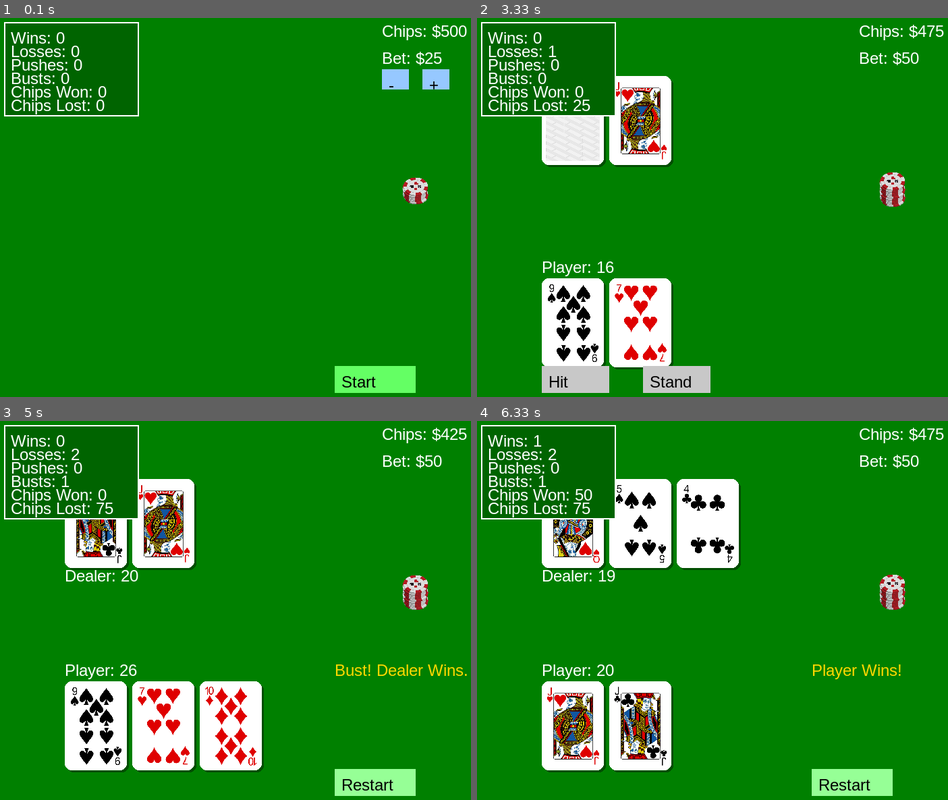
Above: before the commit, frames 1-4 (two rows, left to right).
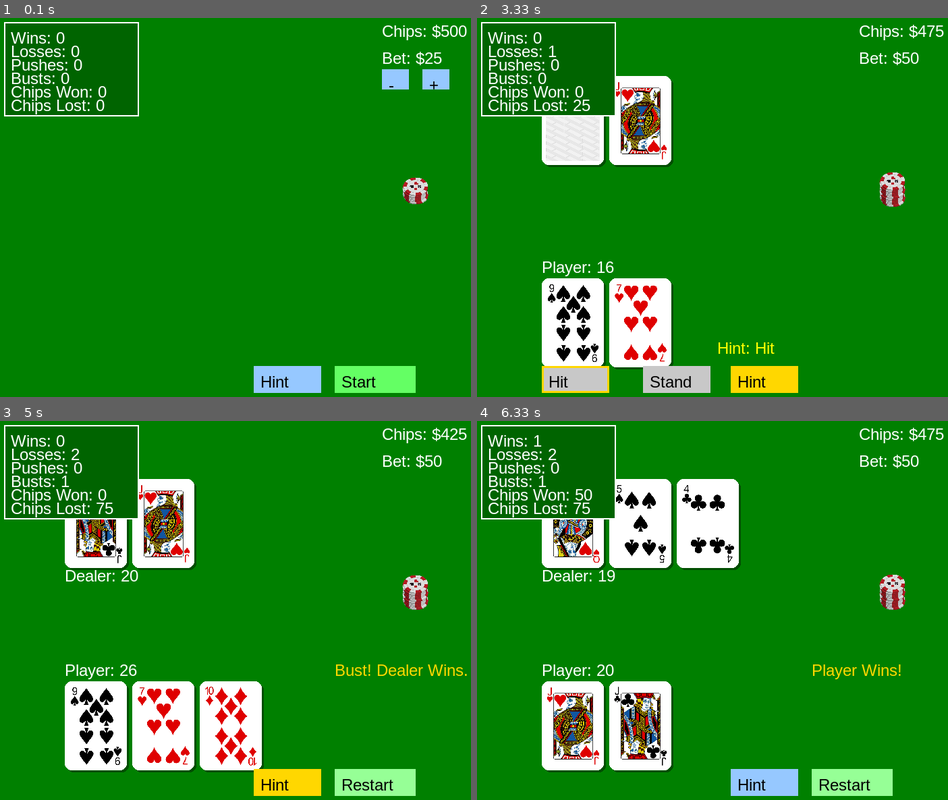
Above: after the commit, the same moments.

Repository: NathanGr33n/blackjack_pygame
Game: pygame game, started from main.py
Two runs of this game, one before a commit and one after it. Both use one fixed random seed, a clock stepped at 60 frames per second and the inputs below.
Inputs (mouse positions are in pixels of both pictures, inside the frame that each line leads up to):
- Up to frame 1 (0.1 s): no input
- Up to frame 2 (3.33 s): click "Start" at 0.38 s; click (764, 378) at 0.72 s, where only the run after the commit has a clickable "Hint"; click "Stand" at 1.05 s; click "Restart" at 1.38 s; click "+" at 1.72 s; click "Restart" at 3.05 s
- Up to frame 3 (5 s): tap E at 3.33 s; click "Hit" at 4.72 s
- Up to frame 4 (6.33 s): click "Restart" at 5.05 s; click "Restart" at 5.38 s; click "Stand" at 5.72 s; click (764, 781) at 6.05 s, where only the run after the commit has a clickable "Hint"

The runs differ from the first frame. In frame 1, 1.0% of the frame differs, in the area x 53-69%, y 91-99%; in frame 2, 1.4%, in the area x 13-69%, y 85-99%; in frame 3, 1.0%; in frame 4, 1.0%.

Commit message:
Add strategy hint system

Diff:
--- /dev/null
+++ b/basic_strategy.py
@@ -0,0 +1,60 @@
+"""Provide simplified blackjack strategy recommendations."""
+
+from __future__ import annotations
+
+from deck import Card
+
+
+def hand_value(hand: list[Card]) -> int:
+    value = 0
+    aces = 0
+    for card in hand:
+        value += card.value()
+        if card.rank == "ace":
+            aces += 1
+    while value > 21 and aces:
+        value -= 10
+        aces -= 1
+    return value
+
+
+def is_soft(hand: list[Card]) -> bool:
+    value = 0
+    aces = 0
+    for card in hand:
+        value += card.value()
+        if card.rank == "ace":
+            aces += 1
+    while value > 21 and aces:
+        value -= 10
+        aces -= 1
+    return aces > 0
+
+
+def suggest_move(player_hand: list[Card], dealer_upcard: Card | None) -> str:
+    """Return a basic strategy suggestion.
+
+    Only "Hit" and "Stand" recommendations are provided.
+    """
+    if not dealer_upcard:
+        return "Stand"
+
+    player_total = hand_value(player_hand)
+    dealer_val = dealer_upcard.value()
+
+    if is_soft(player_hand):
+        if player_total >= 19:
+            return "Stand"
+        elif player_total == 18:
+            return "Stand" if dealer_val in range(2, 9) else "Hit"
+        else:
+            return "Hit"
+    else:
+        if player_total >= 17:
+            return "Stand"
+        elif 13 <= player_total <= 16:
+            return "Stand" if dealer_val in range(2, 7) else "Hit"
+        elif player_total == 12:
+            return "Stand" if dealer_val in range(4, 7) else "Hit"
+        else:
+            return "Hit"
--- a/main.py
+++ b/main.py
@@ -18,6 +18,7 @@
 import pygame                 # Game engine
 
 from deck import Deck         # Custom Deck and Card classes
+from basic_strategy import suggest_move
 
 
 class Game:
@@ -75,8 +76,10 @@
         self.restart_button = pygame.Rect(500, 530, 120, 40)
         self.bet_plus_button = pygame.Rect(630, 90, 40, 30)
         self.bet_minus_button = pygame.Rect(570, 90, 40, 30)
+        self.hint_button = pygame.Rect(380, 530, 100, 40)
 
         self.running = True
+        self.hints_enabled = False
 
     # --------- Load and Scale Card Image ---------
     def load_png_card(self, path: str, size: tuple[int, int] = (80, 120)):
@@ -146,8 +149,10 @@
         self.screen.blit(surface, (x, y))
 
     # --------- Display Button ---------
-    def draw_button(self, text, rect, color, text_color=(0, 0, 0)):
+    def draw_button(self, text, rect, color, text_color=(0, 0, 0), outline=False):
         pygame.draw.rect(self.screen, color, rect)
+        if outline:
+            pygame.draw.rect(self.screen, (255, 215, 0), rect, 3)
         self.draw_text(text, rect[0] + 10, rect[1] + 10, text_color)
 
     # --------- Draw Statistics Panel ---------
@@ -189,7 +194,9 @@
             if event.key == pygame.K_e:
                 self.export_stats()
         elif event.type == pygame.MOUSEBUTTONDOWN:
-            if not self.round_started:
+            if self.hint_button.collidepoint(event.pos):
+                self.hints_enabled = not self.hints_enabled
+            elif not self.round_started:
                 if self.bet_plus_button.collidepoint(event.pos) and self.player_bet + 25 <= self.player_chips:
                     self.player_bet += 25
                 elif self.bet_minus_button.collidepoint(event.pos) and self.player_bet - 25 >= 25:
@@ -259,9 +266,20 @@
             self.draw_button("+", self.bet_plus_button, (150, 200, 255))
             self.draw_button("-", self.bet_minus_button, (150, 200, 255))
 
+        suggestion = None
+        if self.hints_enabled and self.round_started and not self.game_over and self.player_turn:
+            suggestion = suggest_move(self.player_hand, self.dealer_hand[1])
+
         if self.round_started and not self.game_over:
-            self.draw_button("Hit", self.hit_button, (200, 200, 200))
-            self.draw_button("Stand", self.stand_button, (200, 200, 200))
+            hit_outline = suggestion == "Hit"
+            stand_outline = suggestion == "Stand"
+            self.draw_button("Hit", self.hit_button, (200, 200, 200), outline=hit_outline)
+            self.draw_button("Stand", self.stand_button, (200, 200, 200), outline=stand_outline)
+            if suggestion:
+                self.draw_text(f"Hint: {suggestion}", 360, 490, (255, 255, 0))
+
+        hint_color = (150, 200, 255) if not self.hints_enabled else (255, 215, 0)
+        self.draw_button("Hint", self.hint_button, hint_color)
 
         if self.game_over:
             self.draw_text(self.winner, 500, 370, (255, 215, 0))
Not shown, changed: README.md
